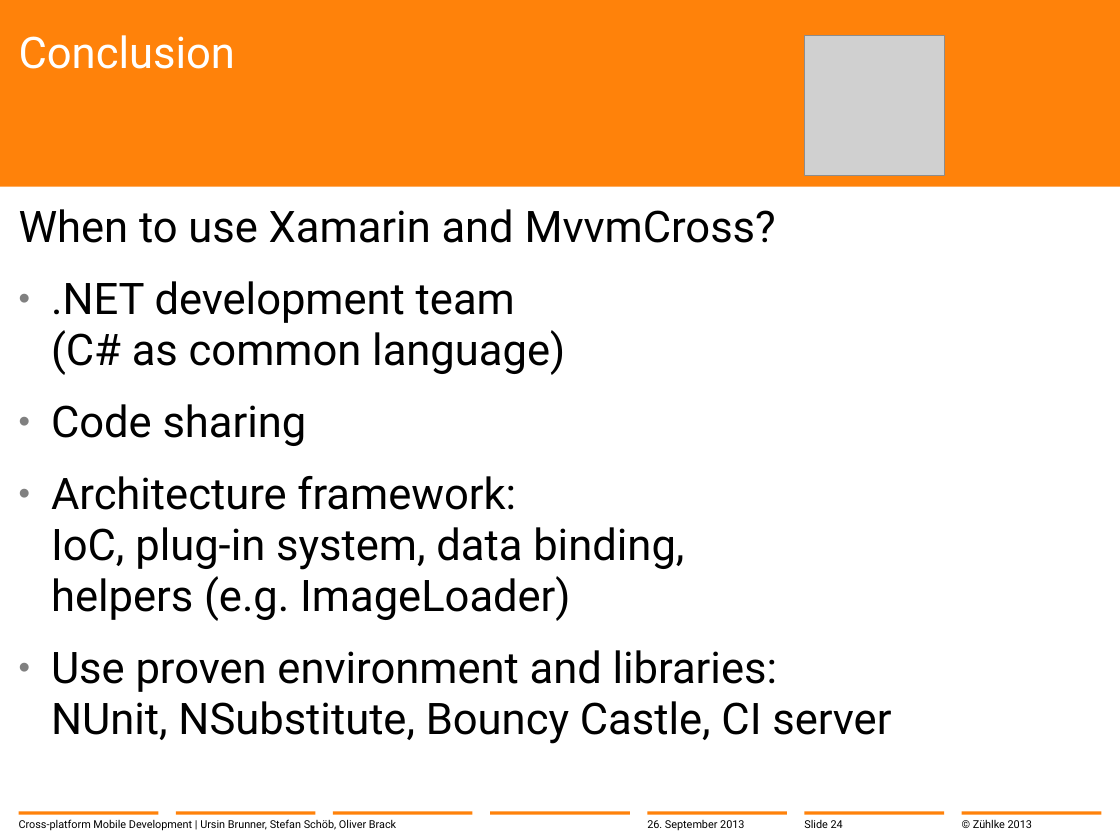
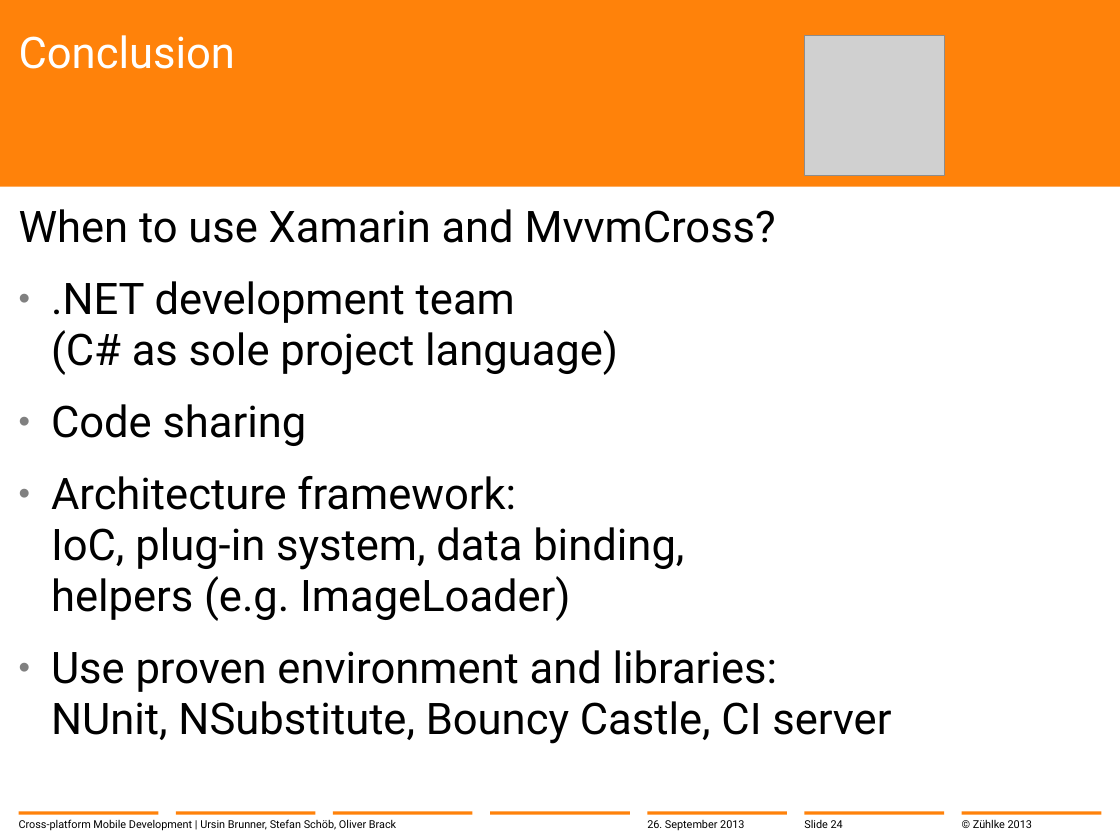
Before and after one commit to brunnurs/zxm, a slide deck: slide 24 of docs/13-09-26 Cross-platform mobile development with C#.pptx. Drawn at 1120x840 pixels with LibreOffice and Linux fonts; fonts in the diff are those of the drawing; grey boxes stand for pictures; background and template pictures are left out. Boxes give left, top, right and bottom in pixels: in the first picture for what was removed or moved away, otherwise in the second. Text is boxed around its words. In the diff, an @@ line names an element or a change of style, - is before the commit and + after.

Commit message:
Slides updated after test run

```diff
--- a/docs/13-09-26 Cross-platform mobile development with C#.pptx
+++ b/docs/13-09-26 Cross-platform mobile development with C#.pptx
@@ text at [51,281,618,375]: text changed @@
-  • .NET development team
-    (C# as common language)
+  • .NET development team
+    (C# as sole project language)
```
